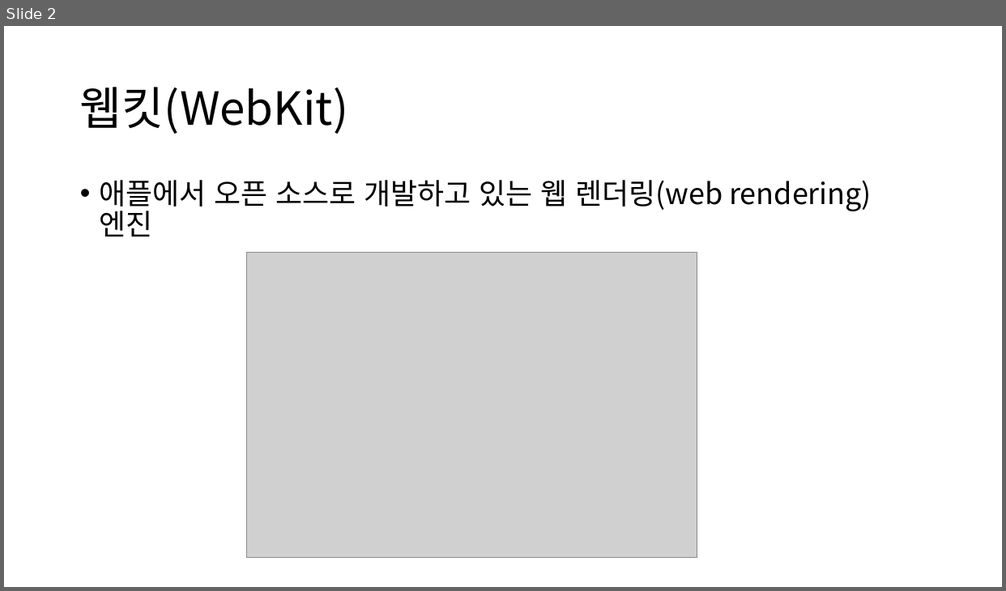
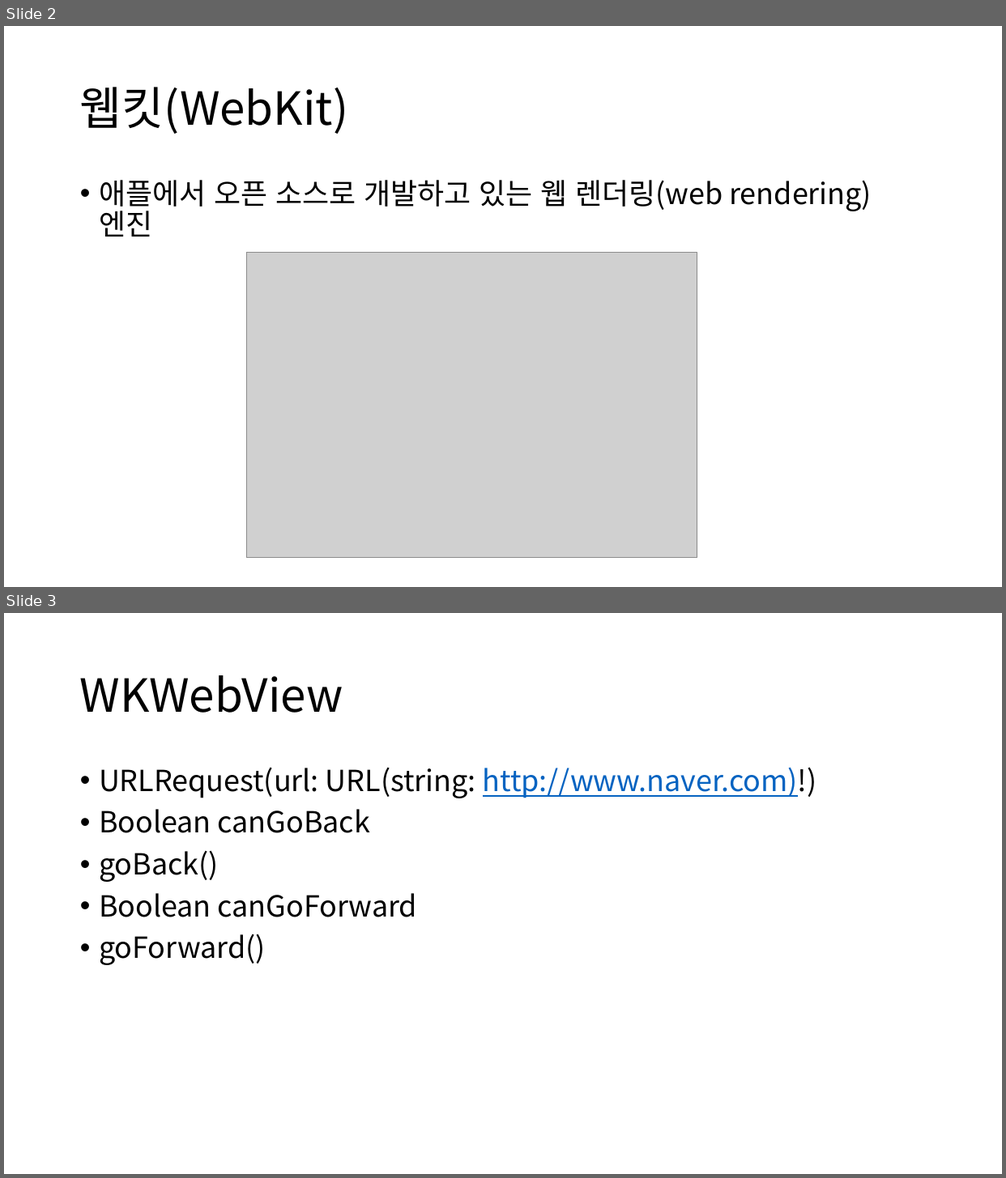
Before and after one commit to ios-lec-2019-01/PPT, a slide deck: 01_Webkit_framework.pptx. Shown one above the other, each under a label of ours: slide 2 before the commit, slides 2 and 3 after it. The pictures are 1006x591 and 1006x1178 pixels, drawn with LibreOffice and Linux fonts; fonts in the diff are those of the drawing; grey boxes stand for pictures. Boxes give left, top, right and bottom in pixels: in the first picture for what was removed or moved away, otherwise in the second. Text is boxed around its words. In the diff, an @@ line names an element or a change of style, - is before the commit and + after.

```diff
--- a/01_Webkit_framework.pptx
+++ b/01_Webkit_framework.pptx
@@ slide 3 added at [4, 613, 1002, 1174], background #FFFFFF @@
@@ title added at [80, 675, 343, 713], 44 pt, text #000000 @@
+WKWebView
@@ text added at [99, 767, 817, 965], 28 pt, text #000000 @@
+• URLRequest(url: URL(string: http://www.naver.com)!)
+• Boolean canGoBack
+• goBack()
+• Boolean canGoForward
+• goForward()
```
Also in this commit, not shown: 2 slides changed, 1 other slide added, 1 other file.
